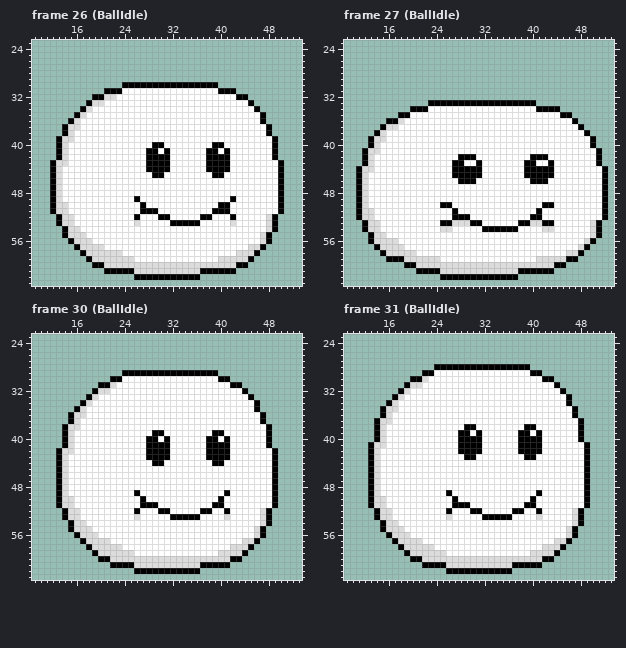
Edited in one commit: pixel-art file (assets/images/aseprite/Gooper.aseprite). The picture above was drawn from the file before the commit.
64x64 pixels, 34 frames. Shown: frame 26 (BallIdle): x 9..53, y 23..63; frame 27 (BallIdle): x 9..53, y 23..63; frame 30 (BallIdle): x 9..53, y 23..63; frame 31 (BallIdle): x 9..53, y 23..63. The commit also changed other frames, which this record leaves out.
The same view after the edit:
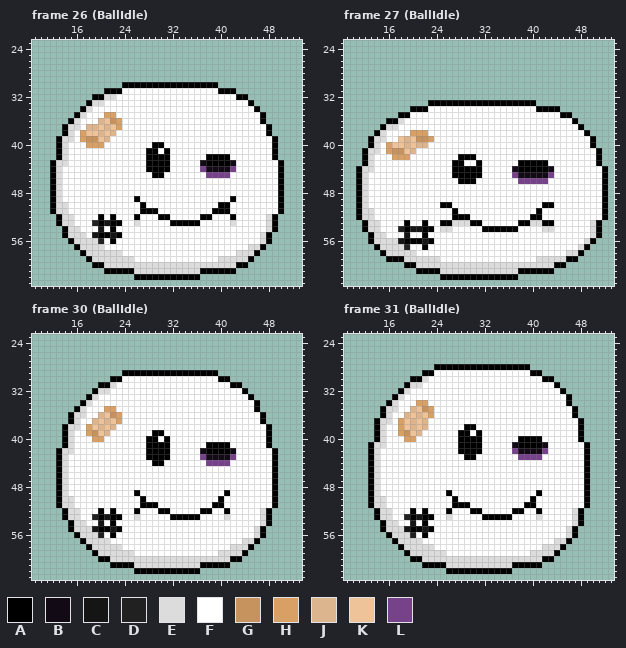
Palette (. is transparent): A #000000  B #120a15  C #151515  D #212121  E #dcdcdc  F #ffffff  G #c6925d  H #d9a066  J #dcb58f  K #eec39a  L #76428a
The author wrote: Updated gooper aseprite file shlomped some extra detail on animations
The exact change:
Changed rows in their new state; - is an unchanged pixel.
Frame 26 (BallIdle):
first column x 17:
35 ----HH--------------------
36 ---JKGH-------------------
37 -JJKJKH-------------------
38 HKKJKJ--------------------
39 HGGKJ---------------------
40 -HHH------------------FF--
41 ---------------------FF-F-
43 --------------------B----B
44 --------------------LBBBBL
45 ---------------------LLLL-
first column x 19:
52 -A-A-
53 DACAA
54 -C-A-
55 CAACA
56 ED-A-
Frame 27 (BallIdle):
first column x 16:
38 ----HHH---------------------
39 --KJKGGH--------------------
40 HKKJKJJ---------------------
41 HGGKJ-----------------------
42 -HHH--------------------FFF-
43 ----------------------A--AAF
44 ---------------------BA----B
45 ---------------------LBBBBBL
46 ----------------------LLLLL-
first column x 18:
53 -A--A-
54 DACCAA
55 -C--A-
56 CAAACA
57 -D--A-
Frame 30 (BallIdle):
first column x 18:
35 ---HH--------------------
36 --JKGH-------------------
37 -JKJKH-------------------
38 HKJKJ--------------------
39 HGKJ-----------------FF--
40 -HH-----------------FF-F-
42 -------------------B----B
43 -------------------LBBBBL
44 --------------------LLLL-
first column x 19:
52 -A-A-
53 DACAA
54 -C-A-
55 CAACA
56 -D-A-
Frame 31 (BallIdle):
first column x 18:
34 ---HH--------------------
35 --JKGH-------------------
36 -JKJKH-------------------
37 HKJKJ--------------------
38 HKJKJ----------------FF--
39 HGKJ----------------FF-F-
40 -HH----------------------
41 -------------------B----B
42 -------------------LBBBBL
43 --------------------LLLL-
first column x 19:
52 -A-A-
53 DACAA
54 -C-A-
55 CAACA
56 -D-A-
